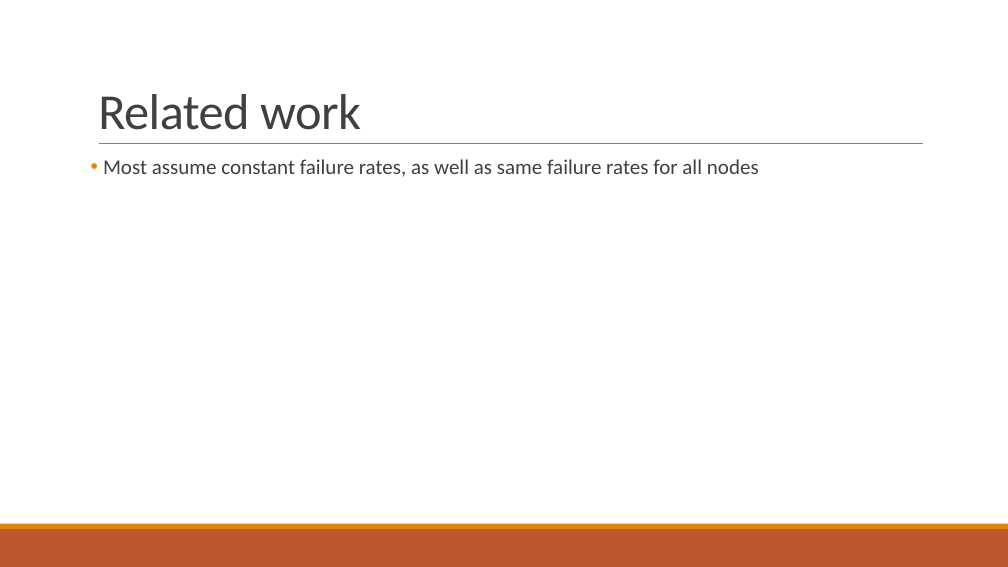
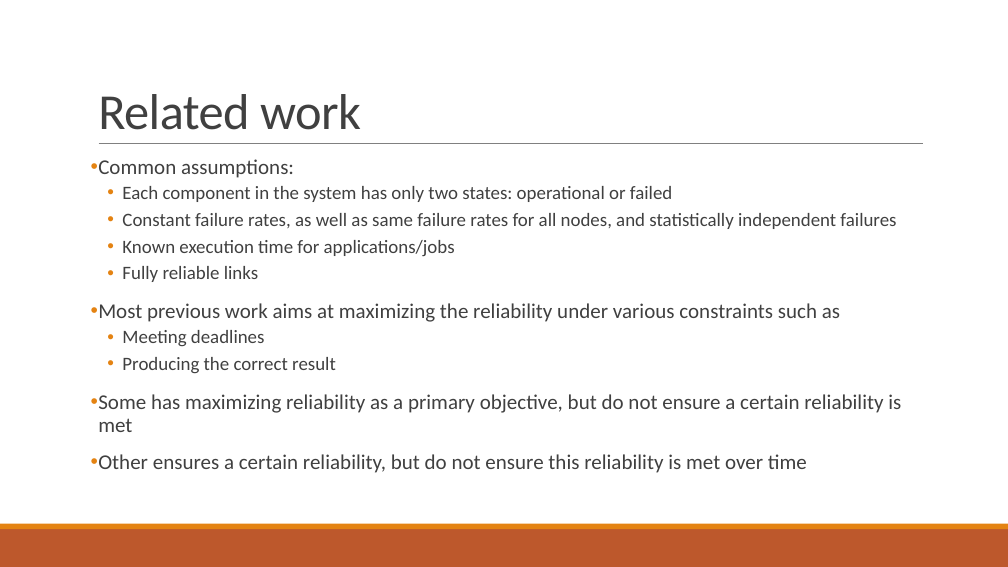
Before and after one commit to PStahl/master_thesis, a slide deck: slide 5 of presentation/presentation.pptx. Drawn at 1008x567 pixels with LibreOffice and Linux fonts; fonts in the diff are those of the drawing. Boxes give left, top, right and bottom in pixels: in the first picture for what was removed or moved away, otherwise in the second. Text is boxed around its words. In the diff, an @@ line names an element or a change of style, - is before the commit and + after.

```diff
--- a/presentation/presentation.pptx
+++ b/presentation/presentation.pptx
@@ text at bbox=[98, 159, 901, 473]: text changed @@
-• Most assume constant failure rates, as well as same failure rates for all nodes
+• Common assumptions:
+  • Each component in the system has only two states: operational or failed
+  • Constant failure rates, as well as same failure rates for all nodes, and statistically independent failures
+  • Known execution time for applications/jobs
+  • Fully reliable links
+• Most previous work aims at maximizing the reliability under various constraints such as
+  • Meeting deadlines
+  • Producing the correct result
+• Some has maximizing reliability as a primary objective, but do not ensure a certain reliability is met
+• Other ensures a certain reliability, but do not ensure this reliability is met over time
```
Also in this commit, not shown: 7 other slides changed, 6 slides added.
